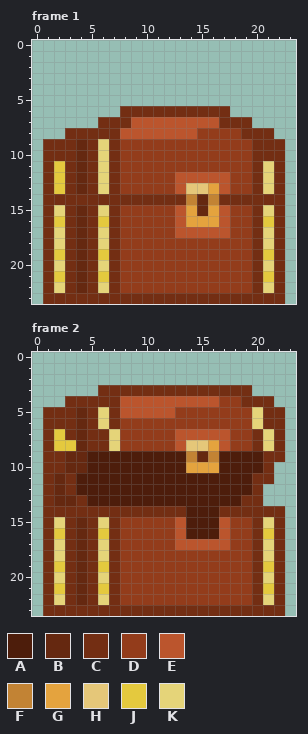
Pixel-art file, stored at image/objects/big_chest1.aseprite. Above: the version before the commit.
24x24 pixels, 2 frames. Shown: frame 1, frame 2.
Visible layers, top first: "тара", "крышка".
Palette (. is transparent): A #4d1d0b  B #652810  C #732e13  D #933c1b  E #bb552d  F #c28334  G #e4a33e  H #e5c779  J #e4c93e  K #e5d479
Pixels before, frame 1, first column x 1:
 6 .......CCCCCCCCCC.....
 7 .....CCCEEEEEEEECCC...
 8 ..CCCCCEEEEEEEDDDDCCC.
 9 CCCBCKCDDDDDDDDDDDDCCC
10 CCCBCKCDDDDDDDDDDDDCCC
11 CJCBCKCDDDDDDDDDDDDCKC
12 CJCBCKCDDDDDEEEEEDDCKC
13 CJCBCKCDDDDDEHHGEDDCKC
14 CCCCCCCCCCCCCFBFCCCCCC
15 CKCBCKCDDDDDEGBGEDDCKC
16 CJCBCJCDDDDDEGGGEDDCJC
17 CKCBCKCDDDDDEEEEEDDCKC
18 CKCBCKCDDDDDDDDDDDDCKC
19 CJCBCJCDDDDDDDDDDDDCJC
20 CKCBCKCDDDDDDDDDDDDCKC
21 CJCBCJCDDDDDDDDDDDDCJC
22 CKCBCKCDDDDDDDDDDDDCKC
23 CCCCCCCCCCCCCCCCCCCCCC
Pixels before, frame 2, first column x 1:
 3 .....CCCCCCCCCCCCCC...
 4 ..CCCCCEEEEEEEEEDDCCC.
 5 CCCBCKCEEEEEDDDDDDDKCC
 6 CCCBCKCDDDDDDDDDDDDKCC
 7 CJCBCCKDDDDDEEEEEDDCKC
 8 CJJBCCKDDDDDEHHGEDDCKC
 9 CCBBAAAAAAAAAFBFAAAACC
10 CCBBAAAAAAAAAGGGAAAAC.
11 CBCAAAAAAAAAAAAAAAACC.
12 CBCAAAAAAAAAAAAAAAAC..
13 CBBCAAAAAAAAAAAAAACC..
14 CCCCCCCCCCCCCAAACCCCCC
15 CKCBCKCDDDDDEAAAEDDCKC
16 CJCBCJCDDDDDEAAAEDDCJC
17 CKCBCKCDDDDDEEEEEDDCKC
18 CKCBCKCDDDDDDDDDDDDCKC
19 CJCBCJCDDDDDDDDDDDDCJC
20 CKCBCKCDDDDDDDDDDDDCKC
21 CJCBCJCDDDDDDDDDDDDCJC
22 CKCBCKCDDDDDDDDDDDDCKC
23 CCCCCCCCCCCCCCCCCCCCCC
After:
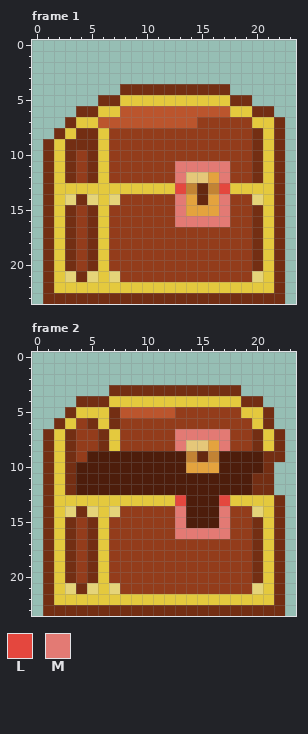
Colours new in this view: L #e4473e  M #e37a74
The exact change:
Changed rows in their new state; - is an unchanged pixel.
Frame 1, layers "тара", "крышка":
first column x 2:
 4 ------CCCCCCCCCC-----
 5 ----CCJJJJJJJJJJCC---
 6 --CCJJEEEEEEEEEEJJCC-
 7 -CJJEEE------DDDDDJJC
 8 CJ--JDDDDDDDD----D-JC
 9 J-C-JD-------------J-
10 J-D-JD-------------J-
11 --D-JD-----MMMMM---J-
12 --D-JD-----MHHGM---J-
13 -JJJJJJJJJJLFBFLJJJJ-
14 JK-KJKDDDDDMG-GMDDKJ-
15 J-D-JD-----M-G-M---J-
16 --D--D-----MMMMM-----
17 J-D-JD-----DDDDD---J-
18 J-D-JD-------------J-
19 --D--D---------------
20 J-D-JD-------------J-
21 -KCK-K------------K--
22 JJJJJJJJJJJJJJJJJJJJ-
Frame 2, layers "тара", "крышка":
first column x 1:
 3 -----.------------.---
 4 --.---JJJJJJJJJJJJ--.-
 5 ..-JJJ------------JJ-.
 6 .-JD-J-------------J-.
 7 ---DD-J-----MMMMM---J-
 8 --CDD-J-----M---M---J-
 9 -JCD------------------
10 -JCA------------------
11 -J--------------------
12 -J------------------C-
13 -JJJJJJJJJJJL---LJJJJC
14 -JK-KJKDDDDDM---MDDKJ-
15 -J-D-JD-----M---M---J-
16 ---D--D-----MMMMM-----
17 -J-D-JD-----DDDDD---J-
18 -J-D-JD-------------J-
19 ---D--D---------------
20 -J-D-JD-------------J-
21 --KCK-K------------K--
22 -JJJJJJJJJJJJJJJJJJJJ-
